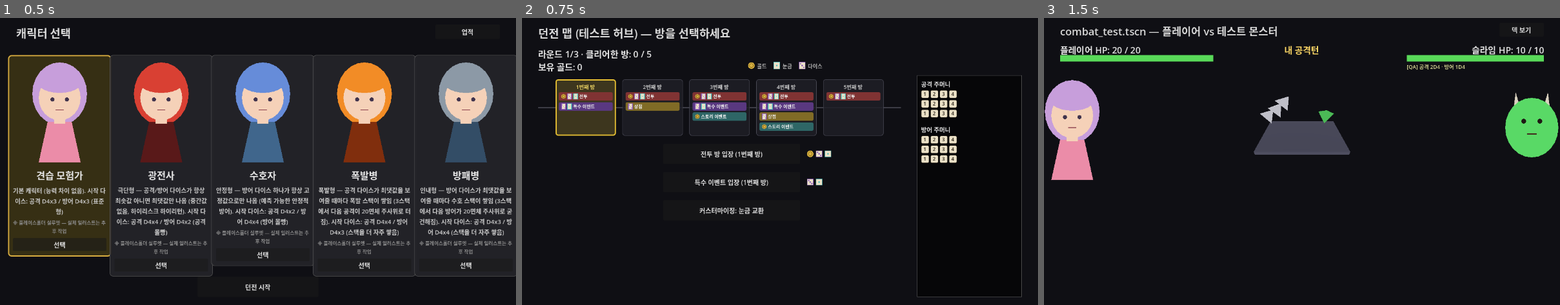
Above: before the commit, frames 1-3 (left to right).
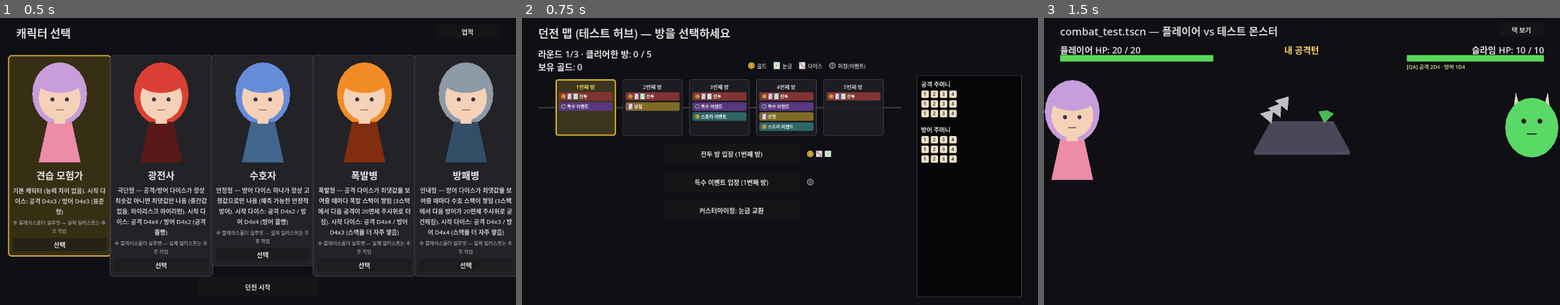
Above: after the commit, the same moments.

Repository: YGseok/ProjectD
Game: Godot game, scene res://code/scenes/character_select.tscn
Same seed, same stepped clock (60 frames per second), same inputs: the game is played once before the commit and once after it.
Inputs:
- Up to frame 1 (0.5 s): no input
- Up to frame 2 (0.75 s): click "던전 시작" at 0.5 s
- Up to frame 3 (1.5 s): click "전투 방 입장 (1번째 방)" at 1.25 s

Frame 1 is identical in both runs. In frame 2, 0.4% of the frame differs, in the area x 7-67%, y 15-59%; in frame 3, nothing differs.

Commit message:
feat: 특수 이벤트 방 아이콘을 물음표(mystery)로 교체해 보상 스포일링 방지
INBOX.md 피드백: 던전 맵의 특수 이벤트 선택지가 보여주던 dice/pip 카테고리
아이콘이 실제로 어느 쪽이 나올지 미리 드러내 결과를 스포일링하던 문제.
reward_icon.gd에 mystery 카테고리(원형 배지 + 물음표)를 추가하고
REWARD_CATEGORIES["event"]를 여기로 교체, 범례에도 항목 추가.

Co-Authored-By: Claude Sonnet 5 <noreply@anthropic.com>

Diff:
--- a/code/scenes/dungeon_map.gd
+++ b/code/scenes/dungeon_map.gd
@@ -93,12 +93,15 @@
 ## 고정 목록으로 둔다 (STATUS.md 큐 0-A 판단 참고).
 ## - 전투: 승리 시 골드 + 눈금(확정 1개) + 다이스 아이템(2개 중 선택) 전부 보장.
 ## - 상점: 골드로 다이스 아이템을 구매.
-## - 특수 이벤트: 무료로 다이스 아이템 또는 눈금 뭉치 중 하나.
+## - 특수 이벤트: 무료로 다이스 아이템 또는 눈금 뭉치 중 하나 — 방마다 둘 중 뭐가
+##   나올지 갈리므로, "dice"/"pip" 그대로 보여주면 결과를 미리 스포일링하게 된다.
+##   INBOX.md 2026-09-14 "물음표 아이콘만 있으면 될 것 같다"를 반영해 "mystery"
+##   하나로 통일(2026-09-15).
 ## - 스토리 이벤트: 선택에 따라 골드가 오르내림(다이스 무관).
 const REWARD_CATEGORIES := {
 	"combat": ["gold", "dice", "pip"],
 	"shop": ["dice"],
-	"event": ["dice", "pip"],
+	"event": ["mystery"],
 	"story": ["gold"],
 }
 
@@ -150,7 +153,7 @@
 	legend.add_theme_constant_override("separation", 16)
 	legend.position = Vector2(560.0, 116.0)
 	legend.mouse_filter = Control.MOUSE_FILTER_IGNORE
-	var specs := [["gold", "골드"], ["pip", "눈금"], ["dice", "다이스"]]
+	var specs := [["gold", "골드"], ["pip", "눈금"], ["dice", "다이스"], ["mystery", "미정(이벤트)"]]
 	for spec in specs:
 		var pair := HBoxContainer.new()
 		pair.add_theme_constant_override("separation", 5)
--- a/code/scenes/reward_icon.gd
+++ b/code/scenes/reward_icon.gd
@@ -11,6 +11,10 @@
 ## - "gold": 동전 모양(원 + 안쪽 테두리 원)
 ## - "pip": 주사위 눈금 1개짜리 사각형(눈금 인벤토리 아이템과 같은 개념)
 ## - "dice": 주사위 눈금 3개짜리 사각형(다이스 아이템 — ShapeDieChip과 같은 "주사위" 은유)
+## - "mystery": 물음표(무엇이 나올지 미리 알려주지 않는 방 — INBOX.md 2026-09-14
+##   "특수 이벤트 선택지 옆 아이콘으로... 어떤 보상이 될지 모른다는 느낌의 물음표
+##   아이콘만 있으면 될것 같다" 반영. 특수 이벤트만 매번 dice/pip 중 무엇이 나올지
+##   달라져 카테고리 아이콘이 결과를 스포일링했던 것을 이걸로 대체)
 
 var category: String = "gold":
 	set(v):
@@ -20,6 +24,7 @@
 const COLOR_GOLD := Color(0.85, 0.7, 0.25)
 const COLOR_PIP := Color(0.3, 0.75, 0.75)
 const COLOR_DICE := Color(0.55, 0.35, 0.75)
+const COLOR_MYSTERY := Color(0.65, 0.65, 0.7)
 const COLOR_FACE_BG := Color(0.92, 0.88, 0.78)
 
 
@@ -37,6 +42,8 @@
 			_draw_die_face([Vector2(0.5, 0.5)], COLOR_PIP)
 		"dice":
 			_draw_die_face([Vector2(0.28, 0.28), Vector2(0.5, 0.5), Vector2(0.72, 0.72)], COLOR_DICE)
+		"mystery":
+			_draw_mystery()
 		_:
 			pass
 
@@ -46,6 +53,21 @@
 	var center := size * 0.5
 	draw_circle(center, r, COLOR_GOLD)
 	draw_arc(center, r * 0.6, 0, TAU, 16, Color(0.5, 0.38, 0.1, 0.8), 1.5)
+
+
+## 원형 배지 안에 "?" 글자만 그려, "무엇이 나올지 모른다"는 느낌을 카테고리 형태(동전/
+## 주사위 면)와 구별되게 표현한다.
+func _draw_mystery() -> void:
+	var r := size.x * 0.46
+	var center := size * 0.5
+	draw_circle(center, r, Color(0.22, 0.22, 0.26))
+	draw_arc(center, r * 0.88, 0, TAU, 16, COLOR_MYSTERY, 1.5)
+	var font := ThemeDB.fallback_font
+	var font_size := int(size.y * 0.62)
+	var text := "?"
+	var text_size := font.get_string_size(text, HORIZONTAL_ALIGNMENT_CENTER, -1, font_size)
+	var pos := Vector2(center.x - text_size.x * 0.5, center.y + text_size.y * 0.32)
+	draw_string(font, pos, text, HORIZONTAL_ALIGNMENT_CENTER, -1, font_size, COLOR_MYSTERY)
 
 
 ## 주사위 면(둥근 사각형) 안에 dot_ratios(0..1 비율 좌표) 위치에 점을 찍어, "눈금이 있는
Not shown, changed: docs/INBOX_ARCHIVE.md
Not shown, changed: docs/STATUS.md
Not shown, changed: docs/STATUS_ARCHIVE.md
Not shown, changed: docs/feedback/INBOX.md
